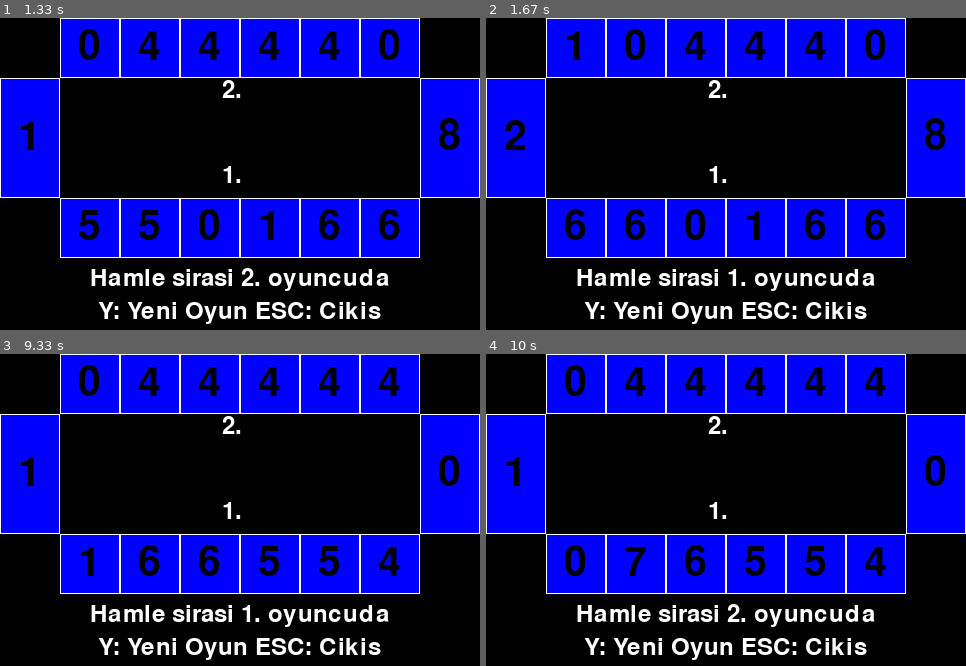
Above: before the commit, frames 1-4 (two rows, left to right).
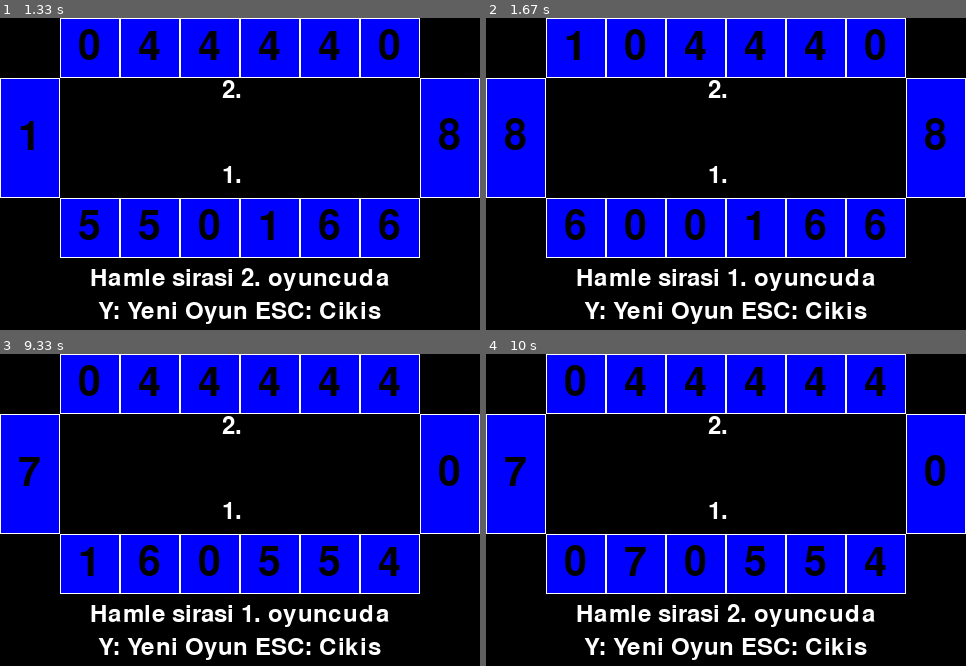
Above: after the commit, the same moments.

Repository: kurth4cker/mangala-pygame
Game: pygame game, started from mangala.py
Two runs of this game, one before a commit and one after it. Both use one fixed random seed, a clock stepped at 60 frames per second and the inputs below.
Inputs (mouse positions are in pixels of both pictures, inside the frame that each line leads up to):
- Up to frame 1 (1.33 s): click "4" at 0.4 s; click "4" at 0.73 s; click "5" at 1.07 s
- Up to frame 2 (1.67 s): click "4" at 1.4 s
- Up to frame 3 (9.33 s): tap Y at 1.67, 3.33, 5.5, 7, 8.5 s; click (240, 553) at 2.07 s; click (364, 563) at 2.4 s; click (163, 410) at 2.73 s; click "5" at 3.07 s; click (408, 575) at 3.73 s; click (96, 407) at 4.07 s; click (124, 569) at 4.4 s; click (412, 588) at 4.73 s; click (91, 534) at 5.9 s; click "4" at 6.73 s; click (144, 563) at 7.4 s; click "4" at 8.23 s; click "4" at 8.9 s; click (105, 400) at 9.23 s
- Up to frame 4 (10 s): click (553, 547) at 9.57 s

Frame 1 is identical in both runs. In frame 2, 0.4% of the frame differs, in the area x 3-34%, y 32-72%; in frame 3, 0.3%; in frame 4, 0.3%.

Commit message:
Update mangala.py

Diff:
--- a/mangala.py
+++ b/mangala.py
@@ -93,7 +93,7 @@
 								if son==13:
 									oyuncu_birinci=True
 								else:
-									if son in [0,5]:
+									if son in range(0,6):
 										if s[son]%2==0:
 											s[13]+=s[son]
 											s[son]=0
@@ -119,7 +119,7 @@
 								if son==6:
 									oyuncu_birinci=False
 								else:
-									if son in [7,12]:
+									if son in range(7,13):
 										if s[son]%2==0:
 											s[6]+=s[son]
 											s[son]=0
